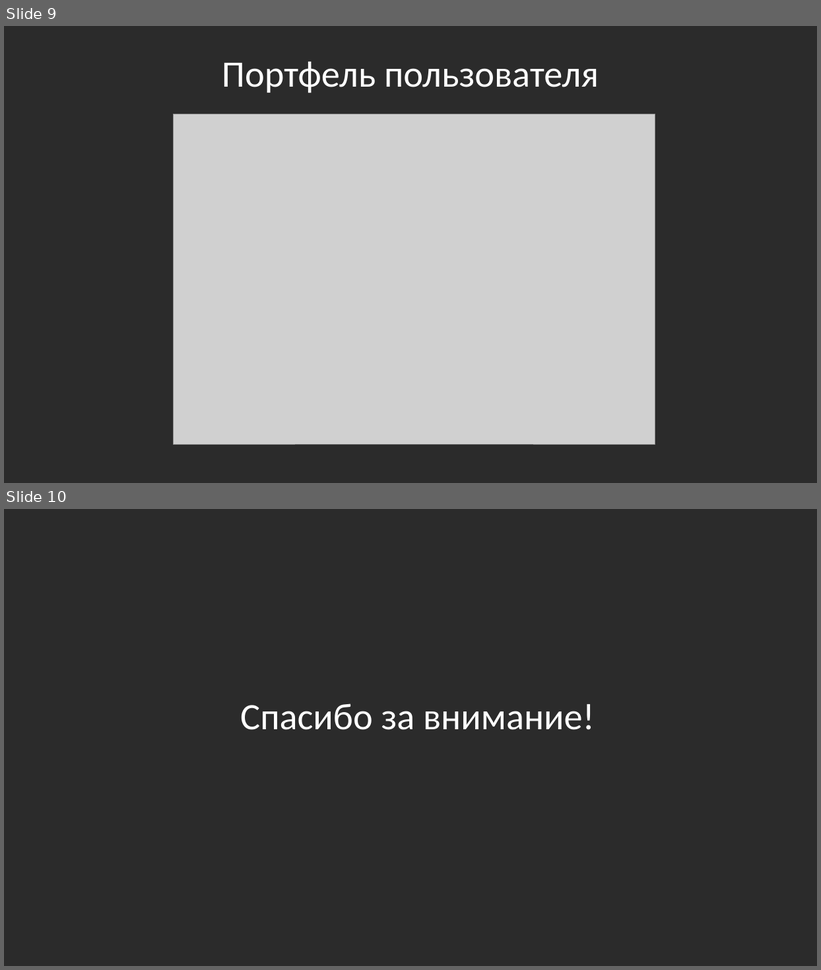
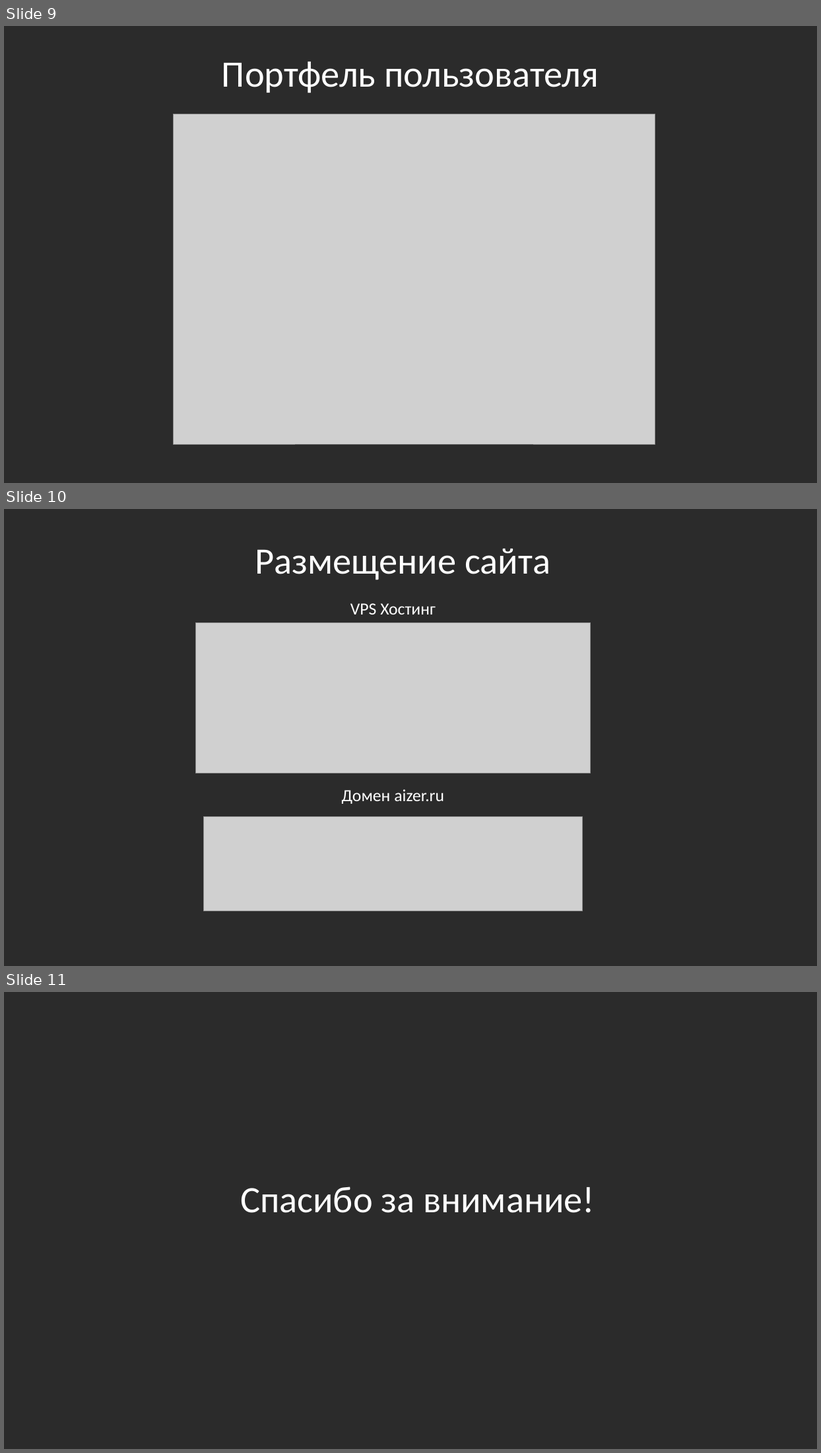
Before and after one commit to AizeRs/whats_the_rate, a slide deck: Презентация.pptx. Shown one above the other, each under a label of ours: slides 9 and 10 before the commit, slides 9, 10 and 11 after it. The pictures are 821x970 and 821x1453 pixels, drawn with LibreOffice and Linux fonts; fonts in the diff are those of the drawing; grey boxes stand for pictures; background and template pictures are left out; a plain dark background stands for a picture behind light text. Boxes give left, top, right and bottom in pixels: in the first picture for what was removed or moved away, otherwise in the second. Text is boxed around its words. In the diff, an @@ line names an element or a change of style, - is before the commit and + after.

Commit message:
Обновлена презентация

```diff
--- a/Презентация.pptx
+++ b/Презентация.pptx
@@ slide 10 added at (4, 509, 817, 966), background picture (left out) @@
@@ title added at (255, 549, 550, 580), 44 pt, text #FFFFFF @@
+Размещение сайта
@@ text added at (350, 603, 436, 615), 20 pt, text #FFFFFF @@
+VPS Хостинг
@@ picture added at (195, 623, 590, 773) @@
@@ text added at (342, 789, 444, 804), 20 pt, text #FFFFFF @@
+Домен aizer.ru
@@ picture added at (203, 817, 582, 911) @@
@@ what was slide 10 is now slide 11 @@
```
